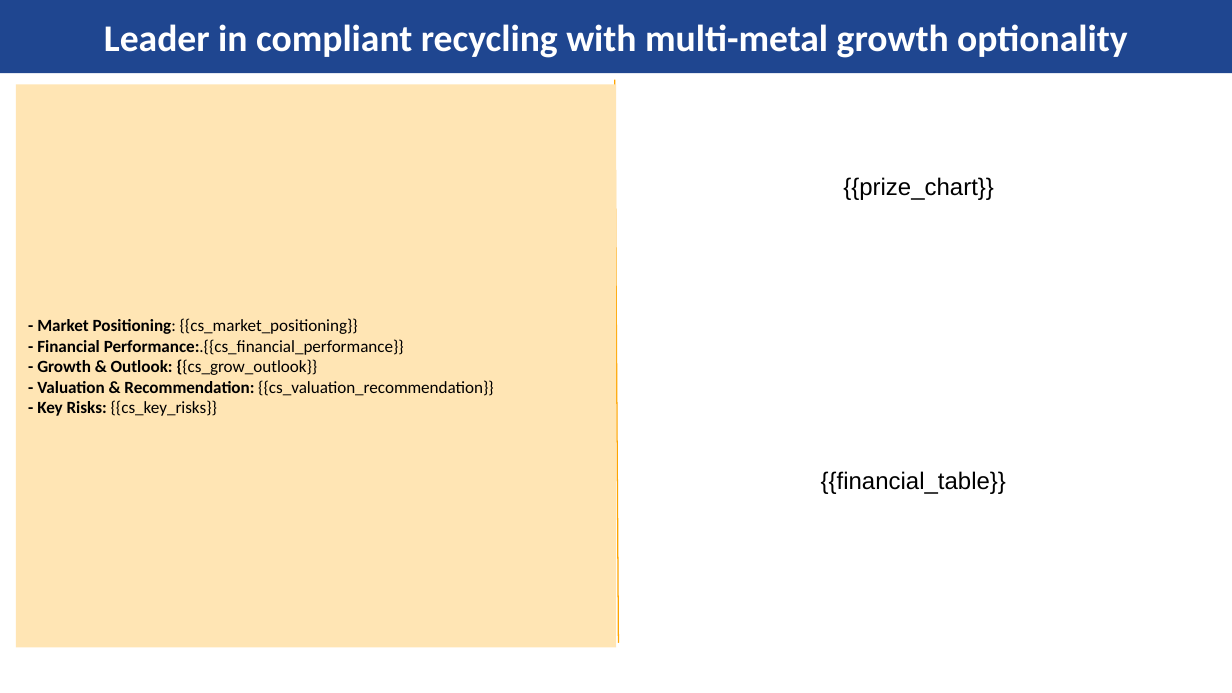
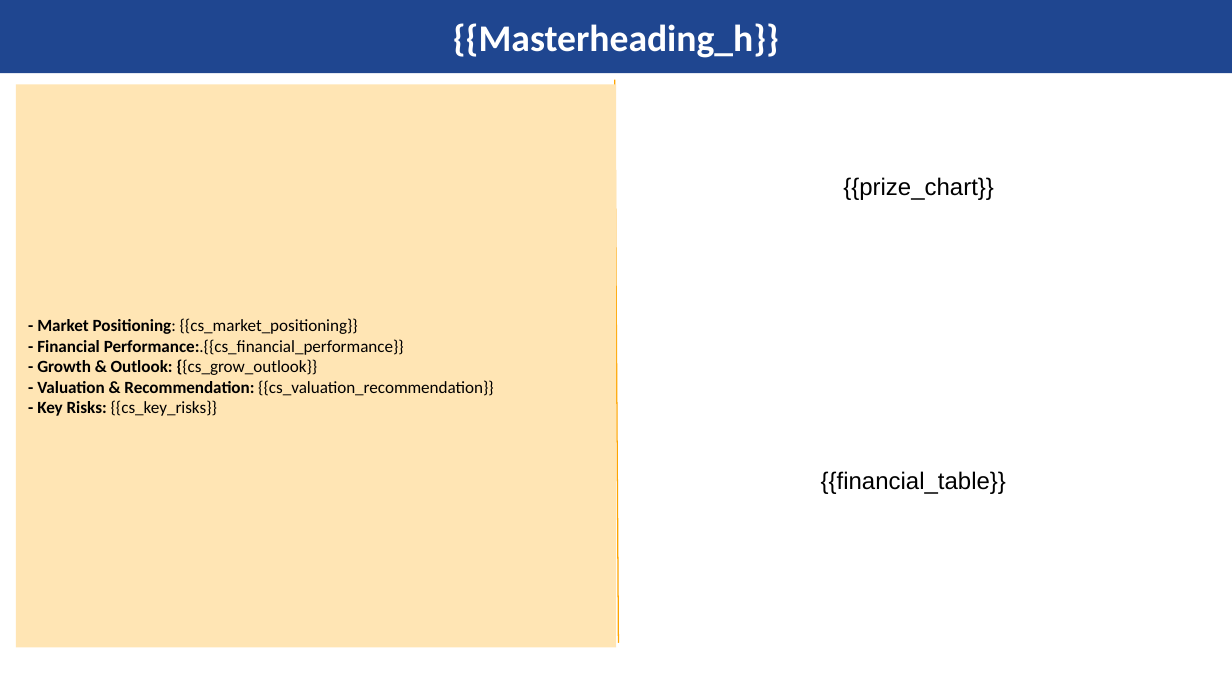
Before and after one commit to kishanyash/fluffy-lamp, a slide deck: slide 2 of master_template.pptx. Drawn at 1232x693 pixels with LibreOffice and Linux fonts; fonts in the diff are those of the drawing; background and template pictures are left out. Boxes give left, top, right and bottom in pixels: in the first picture for what was removed or moved away, otherwise in the second. Text is boxed around its words. In the diff, an @@ line names an element or a change of style, - is before the commit and + after.

```diff
--- a/master_template.pptx
+++ b/master_template.pptx
@@ title at (453, 23, 779, 58): text changed @@
-Leader in compliant recycling with multi-metal growth optionality
+{{Masterheading_h}}
```
Also in this commit, not shown: 1 other file.
